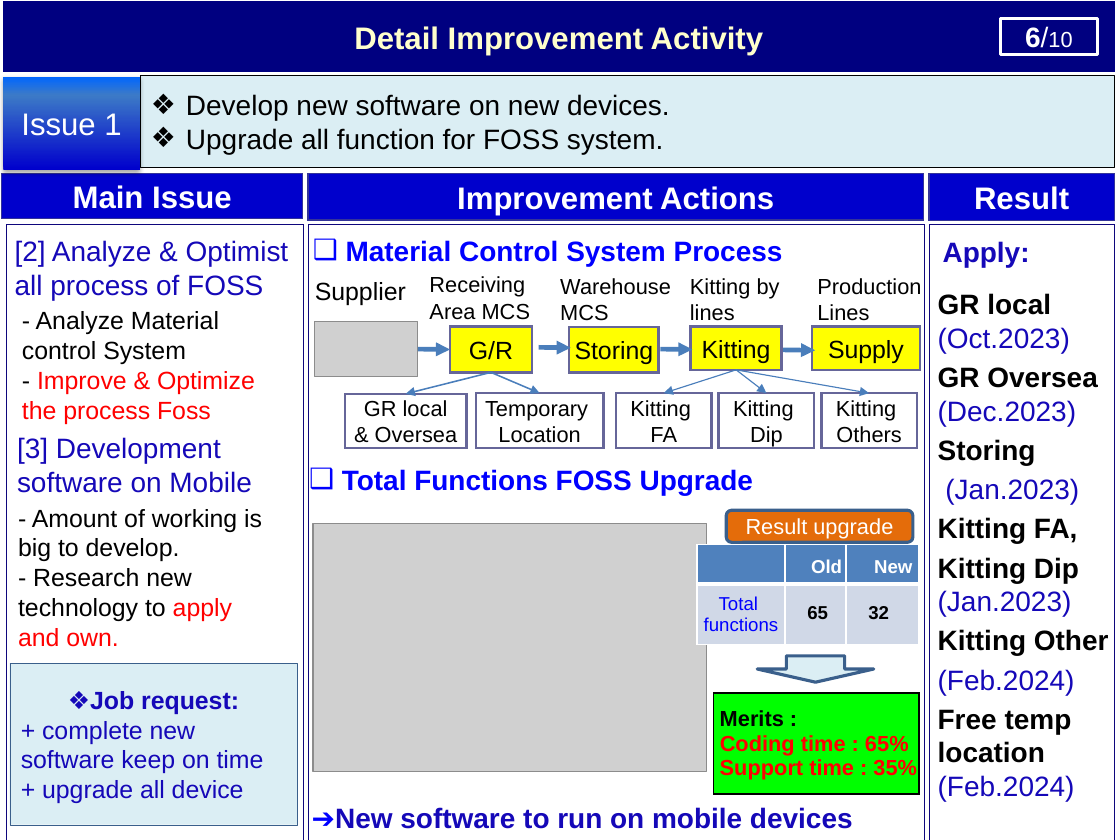
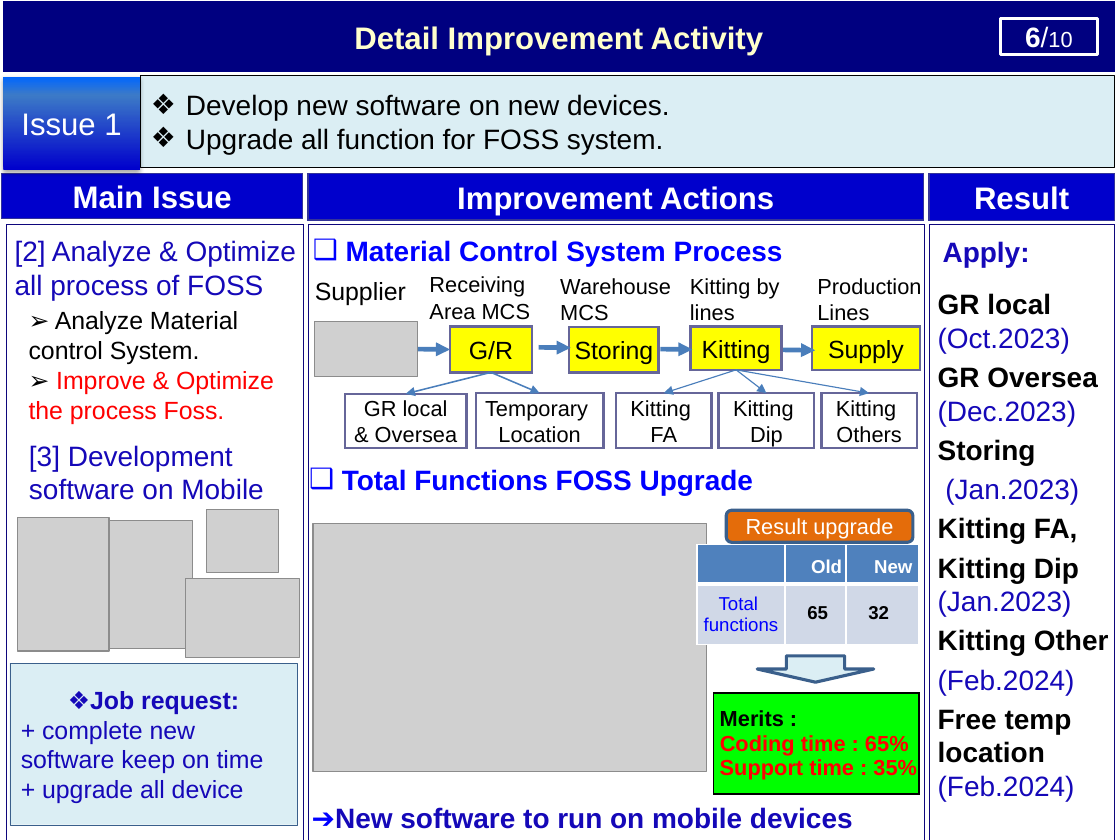
Before and after one commit to thietbicongnghevietnam/ReportPSNV, a slide deck: slide 7 of Report_test.pptx. Drawn at 1120x840 pixels with LibreOffice and Linux fonts; fonts in the diff are those of the drawing; grey boxes stand for pictures. Boxes give left, top, right and bottom in pixels: in the first picture for what was removed or moved away, otherwise in the second. Text is boxed around its words. In the diff, an @@ line names an element or a change of style, - is before the commit and + after.

```diff
--- a/Report_test.pptx
+++ b/Report_test.pptx
@@ text at [15,240,296,300]: text changed @@
-[2] Analyze & Optimist all process of FOSS
+[2] Analyze & Optimize all process of FOSS
@@ text at [29,311,274,424]: text changed @@
-- Analyze Material control System
-- Improve & Optimize the process Foss
+➢ Analyze Material control System.
+➢ Improve & Optimize the process Foss.
@@ text "[3] Development software on Mobile": place and size @@
-text "[3] Development software on Mobile" at [17,437,251,493]
+text "[3] Development software on Mobile" at [29,445,263,500]
@@ text removed at [18,509,262,647] @@
-- Amount of working is big to develop.
-- Research new technology to apply and own.
@@ picture added at [17,517,109,651] @@
@@ picture added at [109,521,192,648] @@
@@ picture added at [207,510,279,572] @@
@@ picture added at [185,579,299,657] @@
```
Also in this commit, not shown: 4 other slides changed.
